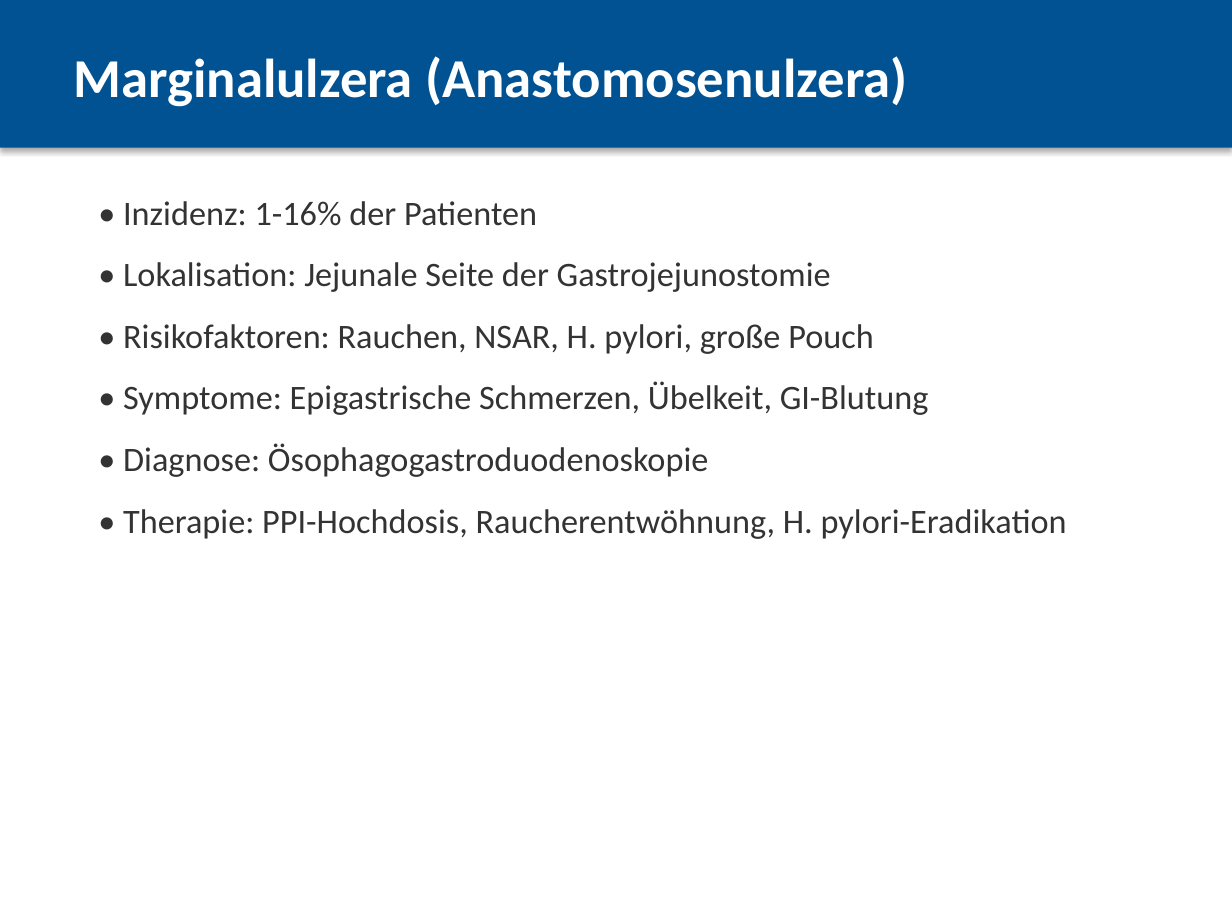
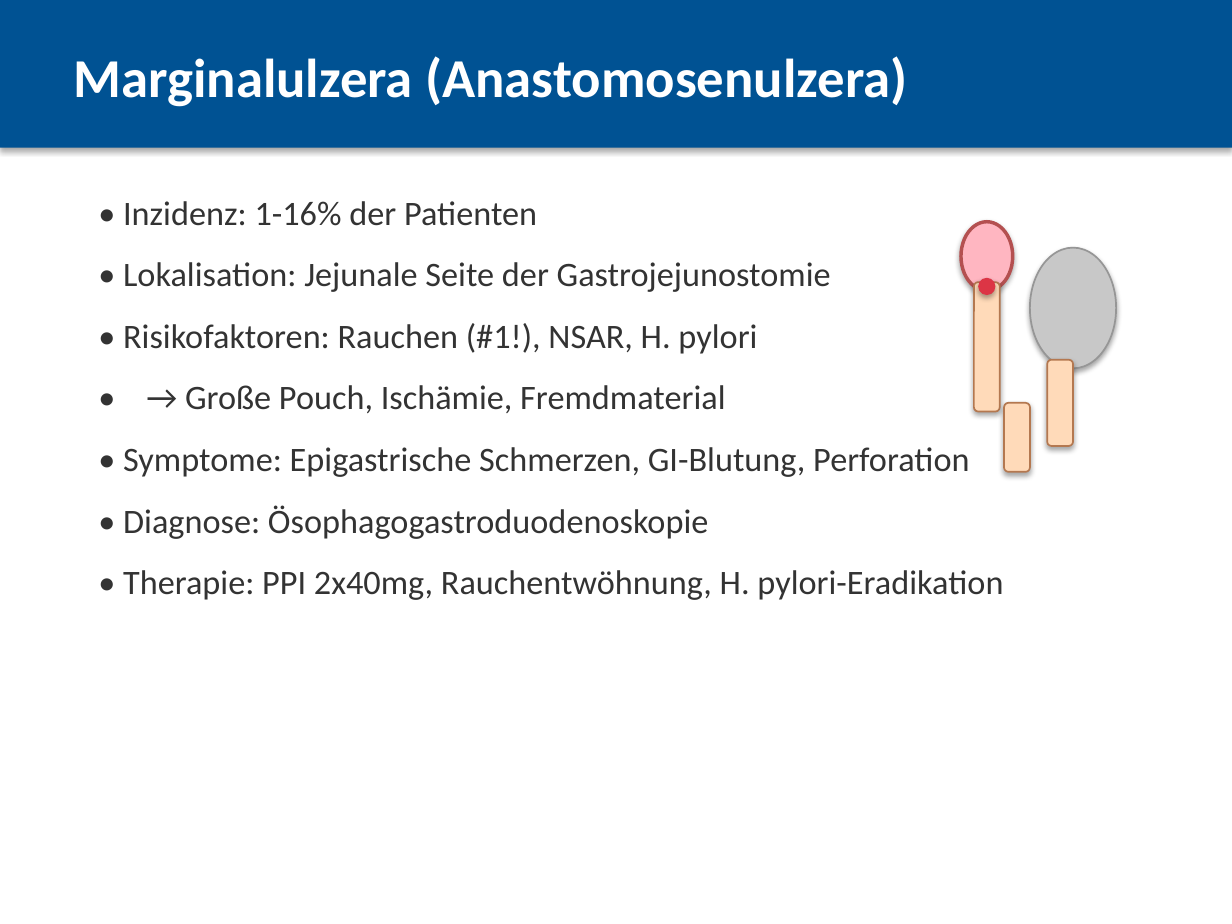
Before and after one commit to yawmanx/Codex-stuff, a slide deck: slide 19 of Komplikationen_Magenbypass.pptx (slide 18 before the commit). Drawn at 1232x924 pixels with LibreOffice and Linux fonts; fonts in the diff are those of the drawing. Boxes give left, top, right and bottom in pixels: in the first picture for what was removed or moved away, otherwise in the second. Text is boxed around its words. In the diff, an @@ line names an element or a change of style, - is before the commit and + after.

```diff
--- a/Komplikationen_Magenbypass.pptx
+++ b/Komplikationen_Magenbypass.pptx
@@ ellipse added at bbox=[961, 222, 1013, 291], fill #FFB6C1, outline #B45050 2 pt @@
@@ ellipse added at bbox=[1030, 248, 1116, 368], fill #C8C8C8, outline #969696 1 pt @@
@@ rounded rectangle added at bbox=[975, 282, 1000, 411], fill #FFDAB9, outline #B47850 1 pt @@
@@ ellipse added at bbox=[978, 277, 995, 294], fill #DC3545 @@
@@ text at bbox=[123, 323, 969, 477]: text changed @@
-• Risikofaktoren: Rauchen, NSAR, H. pylori, große Pouch
-• Symptome: Epigastrische Schmerzen, Übelkeit, GI-Blutung
+• Risikofaktoren: Rauchen (#1!), NSAR, H. pylori
+• → Große Pouch, Ischämie, Fremdmaterial
+• Symptome: Epigastrische Schmerzen, GI-Blutung, Perforation
@@ rounded rectangle added at bbox=[1047, 360, 1073, 446], fill #FFDAB9, outline #B47850 1 pt @@
@@ rounded rectangle added at bbox=[1004, 403, 1030, 472], fill #FFDAB9, outline #B47850 1 pt @@
@@ text at bbox=[123, 570, 1003, 600]: text changed @@
-• Therapie: PPI-Hochdosis, Raucherentwöhnung, H. pylori-Eradikation
+• Therapie: PPI 2x40mg, Rauchentwöhnung, H. pylori-Eradikation
```
Also in this commit, not shown: 20 other slides changed, 4 slides added, 3 slides removed, 1 other file.
